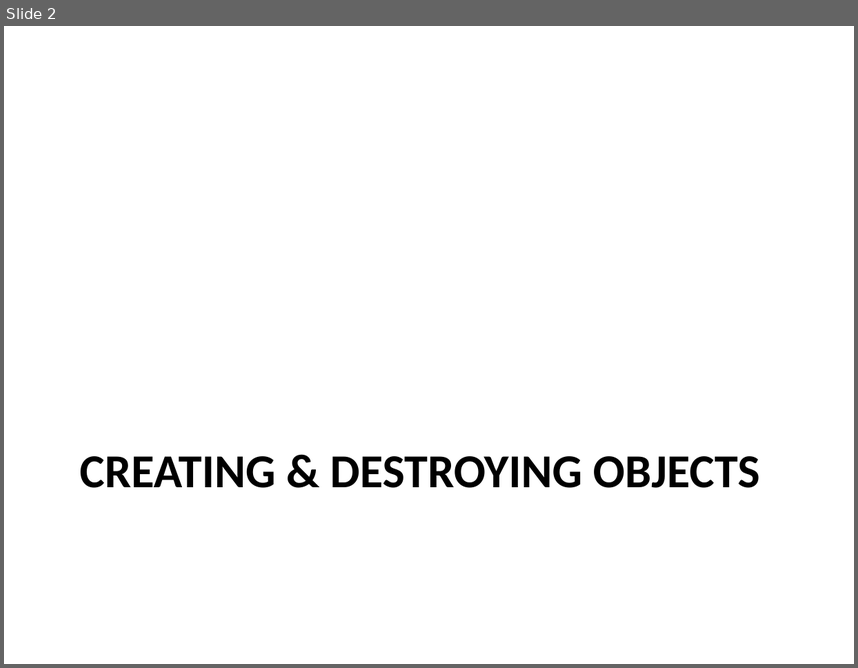
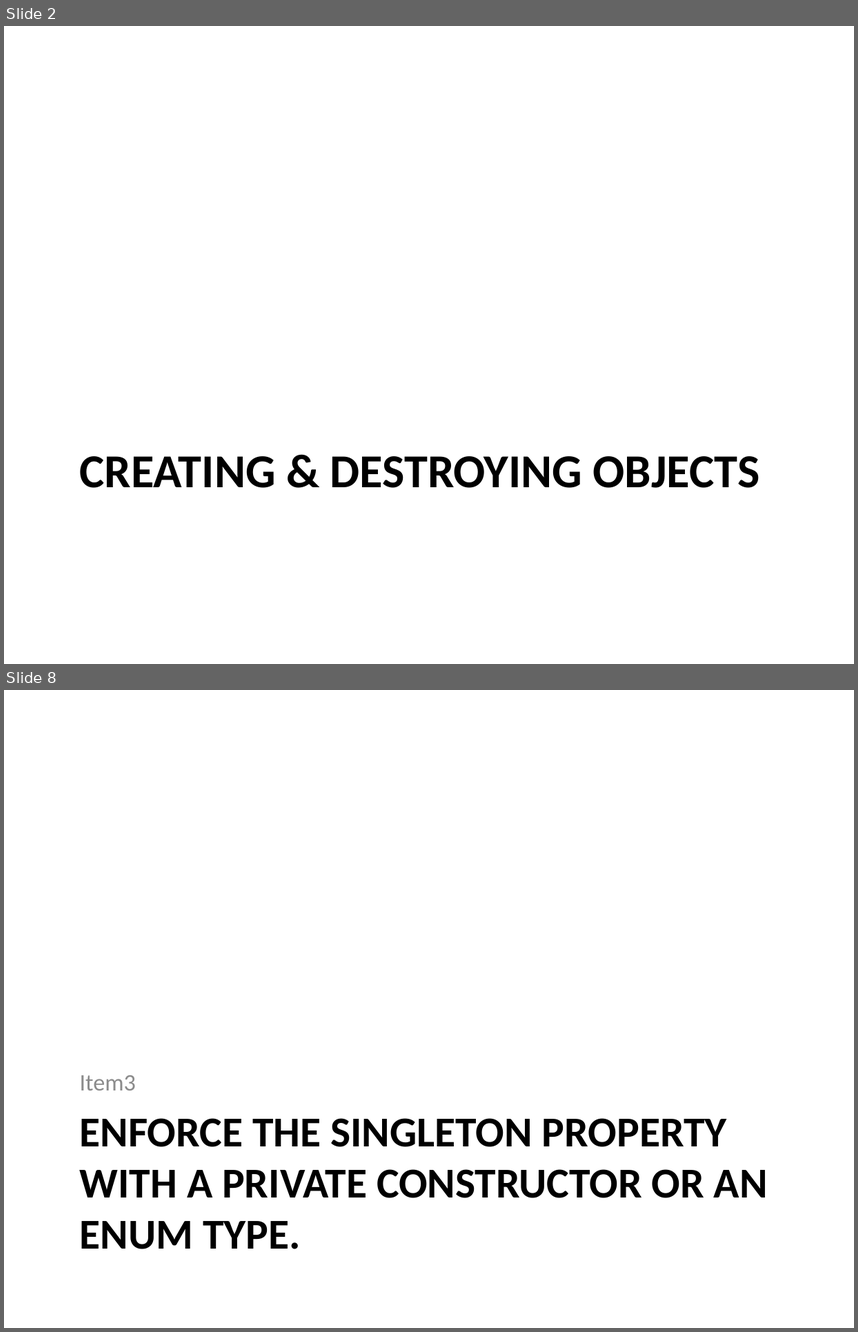
Before and after one commit to wsw621012/EffectiveJava3, a slide deck: src/main/resources/introduction.pptx. Shown one above the other, each under a label of ours: slide 2 before the commit, slides 2 and 8 after it; the slides between them are not shown. The pictures are 858x668 and 858x1332 pixels, drawn with LibreOffice and Linux fonts; fonts in the diff are those of the drawing. Boxes give left, top, right and bottom in pixels: in the first picture for what was removed or moved away, otherwise in the second. Text is boxed around its words. In the diff, an @@ line names an element or a change of style, - is before the commit and + after.

```diff
--- a/src/main/resources/introduction.pptx
+++ b/src/main/resources/introduction.pptx
@@ slide 8 added at box(4, 690, 854, 1328), background #FFFFFF @@
@@ text added at box(80, 1075, 136, 1090), 20 pt, text #8C8C8C @@
+Item3
@@ title added at box(80, 1118, 768, 1249), 36 pt, text #000000, bold @@
+ENFORCE THE SINGLETON PROPERTY WITH A PRIVATE CONSTRUCTOR OR AN ENUM TYPE.
```
Also in this commit, not shown: 3 slides changed, 3 other slides added, 2 other files.
